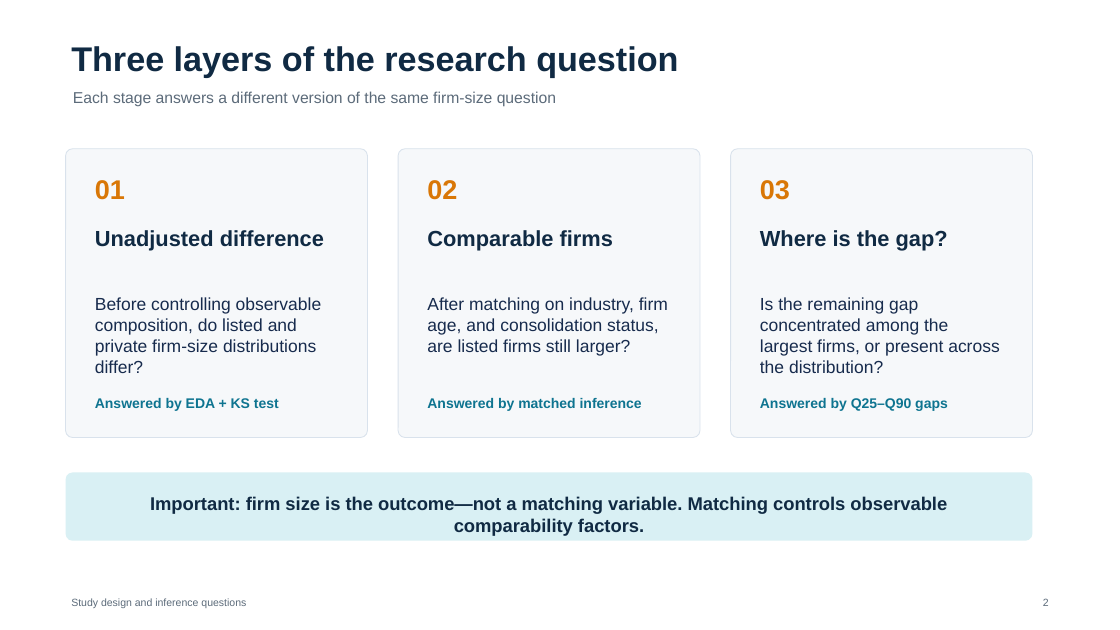
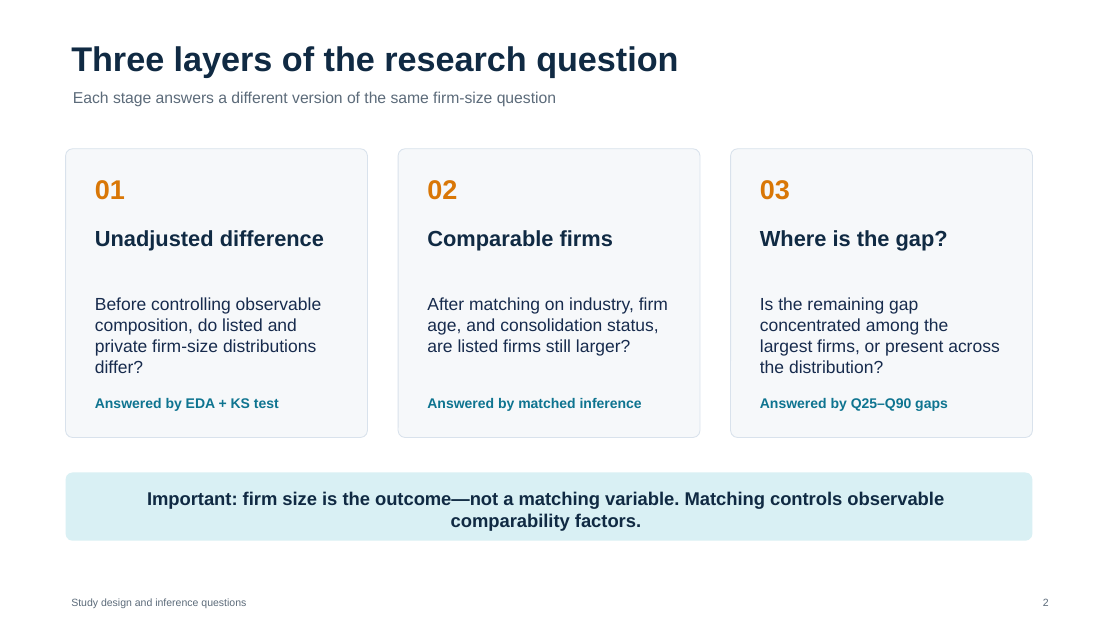
Before and after one commit to mljiang2026-oss/ds607-singapore-firm-size, a slide deck: slide 2 of outputs/presentation/DS607_GP_01548385_slides.pptx. Drawn at 1120x630 pixels with LibreOffice and Linux fonts; fonts in the diff are those of the drawing. Boxes give left, top, right and bottom in pixels: in the first picture for what was removed or moved away, otherwise in the second. Text is boxed around its words. In the diff, an @@ line names an element or a change of style, - is before the commit and + after.

```diff
--- a/outputs/presentation/DS607_GP_01548385_slides.pptx
+++ b/outputs/presentation/DS607_GP_01548385_slides.pptx
@@ text "Important: firm size is the ...": place and size @@
-text "Important: firm size is the ..." at [150, 496, 947, 536]
+text "Important: firm size is the ..." at [147, 491, 944, 531]
```
Also in this commit, not shown: 9 other slides changed, 1 other file.
